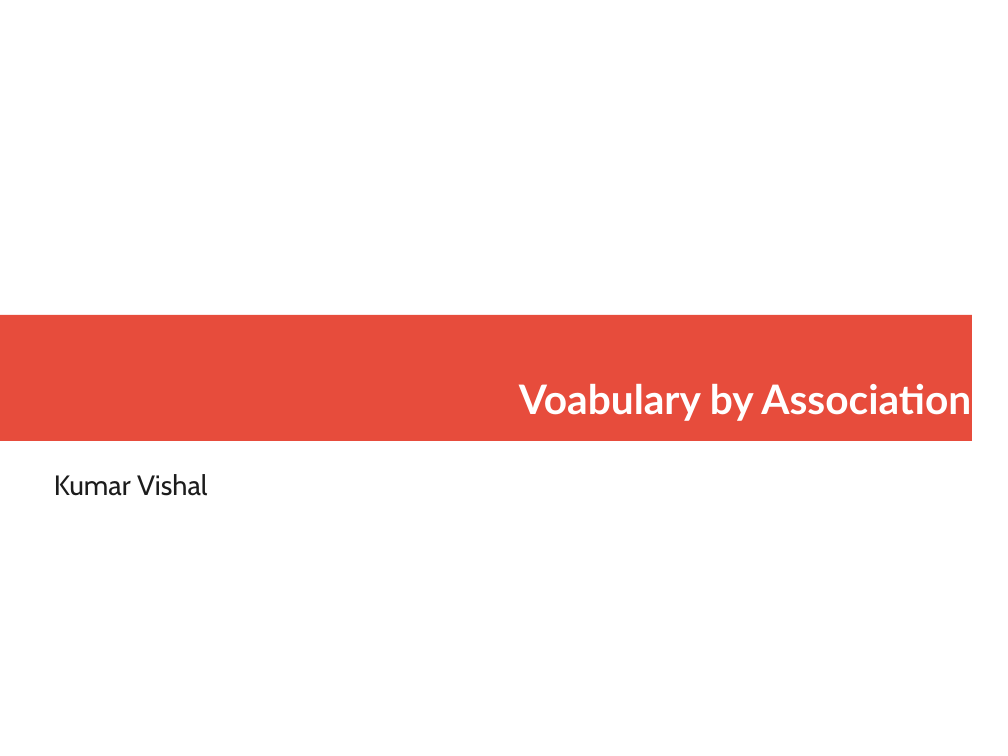
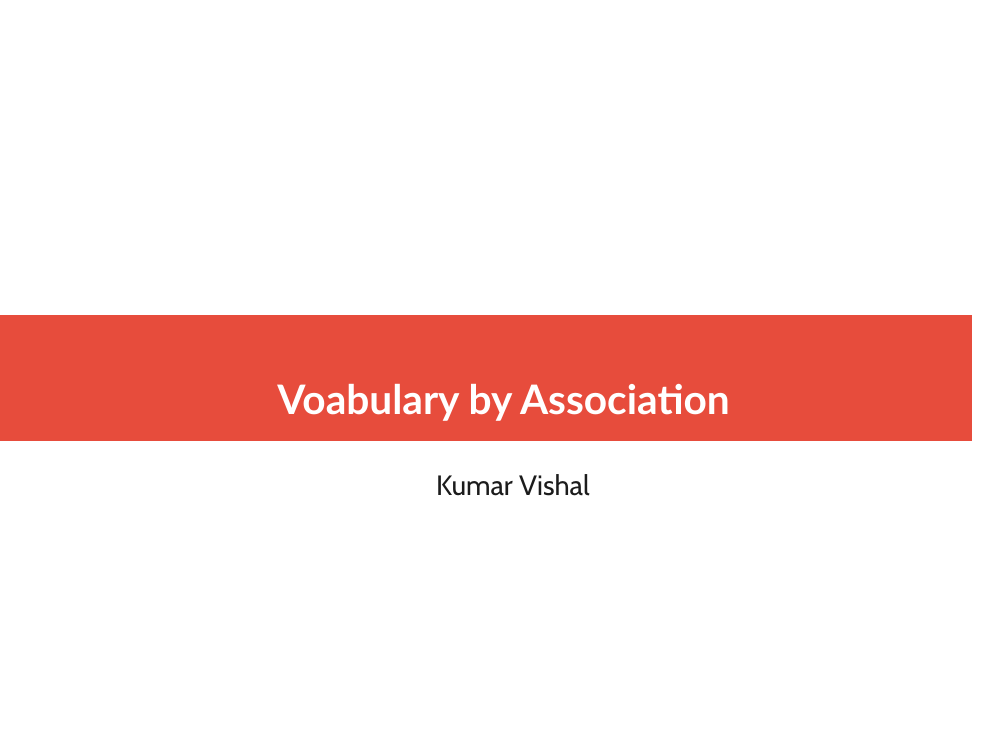
Before and after one commit to kumarvis/General-Reading, a slide deck: slide 1 of Vocabulary/Vocabulary.pptx. Drawn at 1008x756 pixels with LibreOffice and Linux fonts; fonts in the diff are those of the drawing. Boxes give left, top, right and bottom in pixels: in the first picture for what was removed or moved away, otherwise in the second. Text is boxed around its words. In the diff, an @@ line names an element or a change of style, - is before the commit and + after.

```diff
--- a/Vocabulary/Vocabulary.pptx
+++ b/Vocabulary/Vocabulary.pptx
@@ text "Voabulary by Association" at [277, 384, 730, 421]: alignment right to centre @@
@@ text "Kumar Vishal" at [436, 474, 590, 496]: alignment left to centre @@
```
Also in this commit, not shown: 1 other file.
